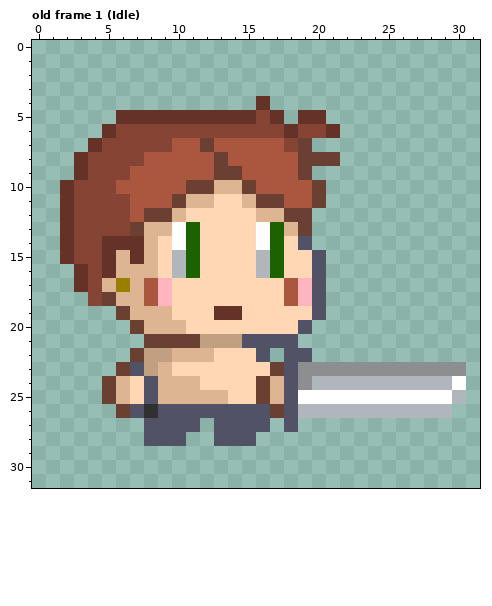
Pixel-art file: gfx/player.aseprite. Above, as it was before the edit.
32x32 pixels, 1 frame. Colours within 5 levels of each other are drawn and written as one. Shown: old frame 1 (Idle). The commit also changed other frames, which this record leaves out.
After the commit:
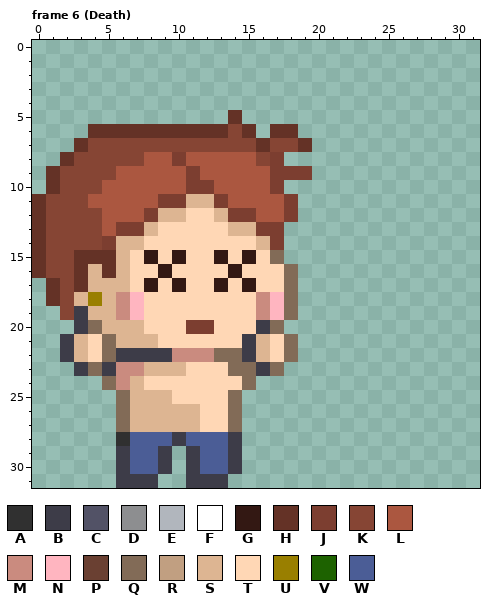
Palette (. is transparent): A #303030  B #3d3c48  C #525266  D #8d8e90  E #b1b6bd  F #ffffff  G #331813  H #643226  J #7c3e30  K #864534  L #ab5740  M #ca8b7f  N #ffb5c0  P #6a4032  Q #826b57  R #c19f81  S #ddb592  T #ffd7b5  U #997f00  V #1d6200  W #4b5d96
A new or re-ordered frame is compared with the old frame closest to it.
What changed:
frames 1 -> 6
Changed rows in their new state; - is an unchanged pixel.
Frame 6 (Death) is new; against old frame 1 (Idle):
first column x 0:
 4 ----------------.--------------
 5 ------........-...-..----------
 6 ----H-HHHHHHHH-H.H-...---------
 7 ---HK-----KKKKKKHK-H-----------
 8 --HK------J--L--KJ....---------
 9 -HKK--L----J-LL--JJJ-----------
10 -HK--L-----JJLLL-J...----------
11 HKK-LLL--JJ--JLLLLJ..----------
12 HKK--LL-JS---SJJLLJ.-----------
13 HKK--LJJ-TTT--SSJJ..-----------
14 HKK--JSST-TT----SJ..-----------
15 HKKHH--TG-GT-G-GTQ...----------
16 HKK-S--TTGTT--G-TTQ..----------
17 -HK-S-STGTG--G-G--Q..----------
18 -HKSUSMNTT------MNQ..----------
19 --KBSSMNTT---TT-MNQ..----------
20 ---BQSSSTTTJJ---BQ..-----------
21 --BSTQSSSTTTTTTBSTQ------------
22 --BSTQBBBBMMMQQBSTQ.-----------
23 ---BQBMMS-S---QQBQ.............
24 -----QMSTTTT---Q...............
25 -----.QSS-TTTTQ................
26 ------QSSSSSTTQ...............-
27 ------QSSSSSTTQ..-.------------
28 ------AWWWBWWWB.---------------
29 ------BWWB-BWWB----------------
30 ------BWWB-BWWB----------------
31 ------BBB--BBB-----------------
Boxes around the changes in both pictures, in picture pixels (x1, y1, x2, y2):
changed: (32, 96, 466, 488)
